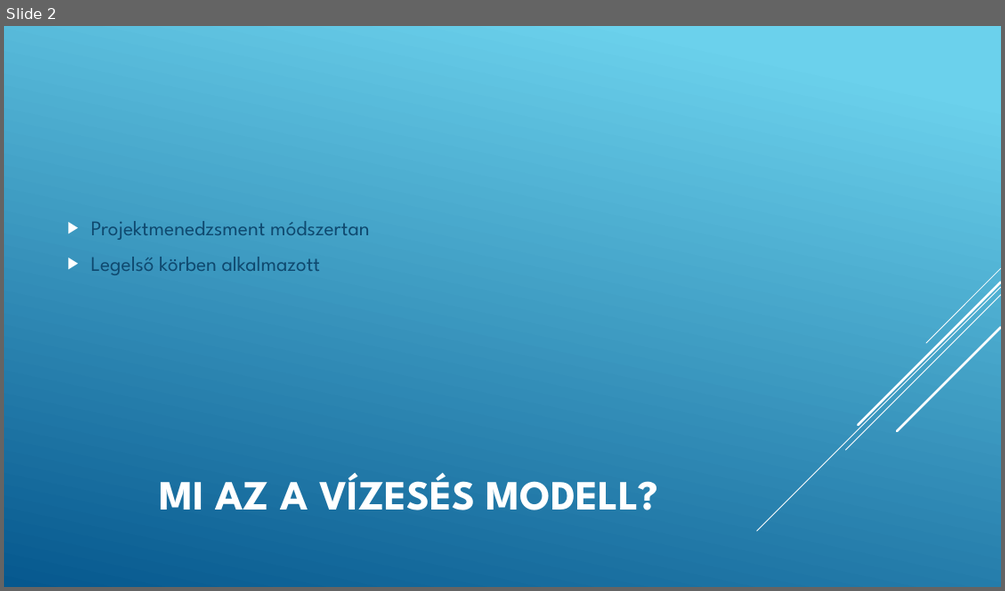
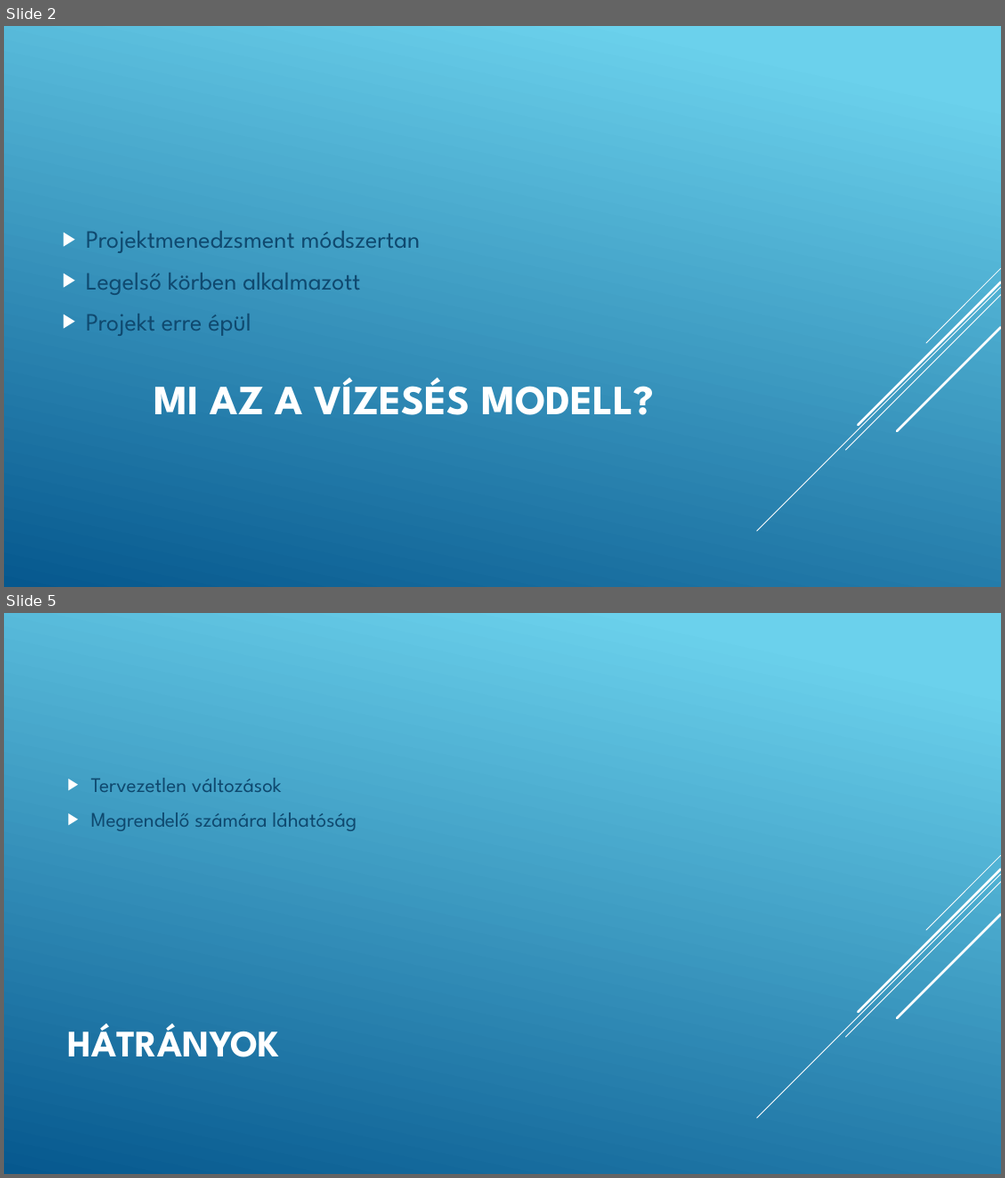
Before and after one commit to JelencsityMiklous/ppt, a slide deck: Vízesés modell.pptx. Shown one above the other, each under a label of ours: slide 2 before the commit, slides 2 and 5 after it; the slides between them are not shown. The pictures are 1005x591 and 1005x1178 pixels, drawn with LibreOffice and Linux fonts; fonts in the diff are those of the drawing. Boxes give left, top, right and bottom in pixels: in the first picture for what was removed or moved away, otherwise in the second. Text is boxed around its words. In the diff, an @@ line names an element or a change of style, - is before the commit and + after.

Commit message:
Előnyök, hátrányok és egyéb fejlesztések

```diff
--- a/Vízesés modell.pptx
+++ b/Vízesés modell.pptx
@@ slide 5 added at [4,613,1001,1174], background gradient #6ED2EB to #06588E; not listed: 5 template elements that a slide beside it also shows @@
@@ text added at [91,778,356,831], 20 pt, text #0F496F @@
+▶ Tervezetlen változások
+▶ Megrendelő számára láhatóság
@@ title added at [67,1023,279,1057], 36 pt, text #FFFFFF, bold @@
+HÁTRÁNYOK
@@ slide 2 changed as well @@
@@ text "Projektmenedzsment módszertan": place and size @@
-text "Projektmenedzsment módszertan" at [91,221,369,275]
+text "Projektmenedzsment módszertan" at [86,231,421,336]
@@ text at [86,231,421,295]: size 20 to 24 pt in "Projektmenedzsment módszertan", "Legelső körben alkalmazott" @@
@@ text at [86,313,251,336]: paragraph added @@
+▶ Projekt erre épül
@@ title "MI AZ A VÍZESÉS MODELL?": place and size @@
-title "MI AZ A VÍZESÉS MODELL?" at [159,472,659,510]
+title "MI AZ A VÍZESÉS MODELL?" at [154,377,654,415]
```
Also in this commit, not shown: 1 other slide changed, 3 other slides added, 3 slides removed.
